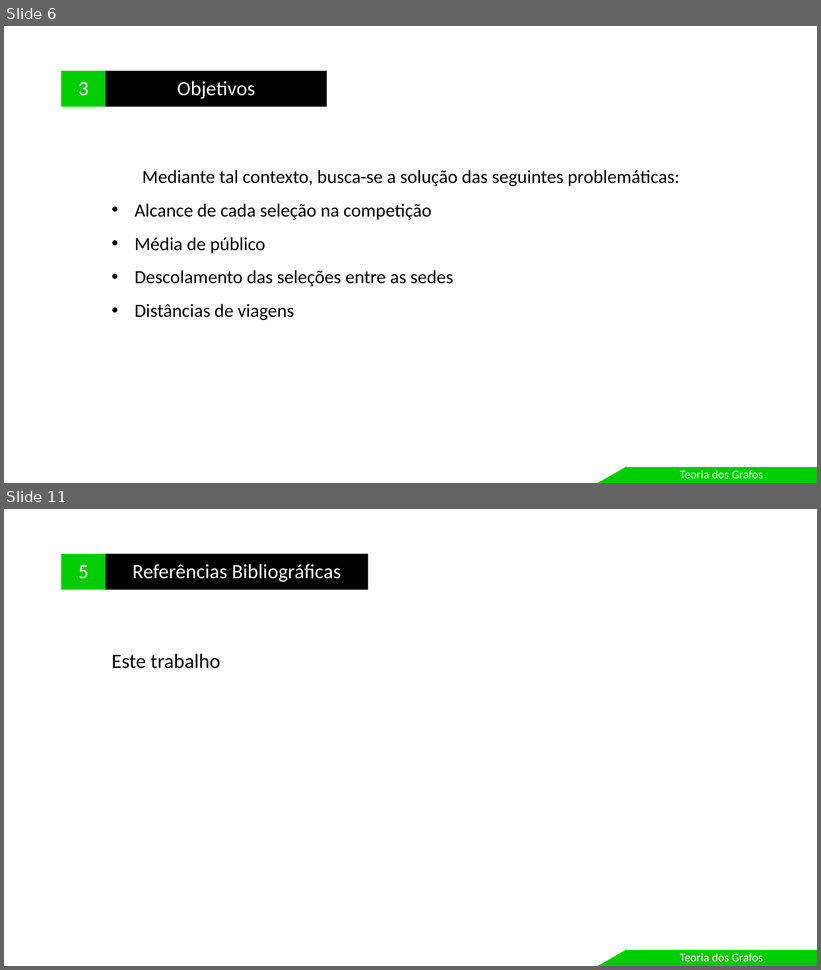
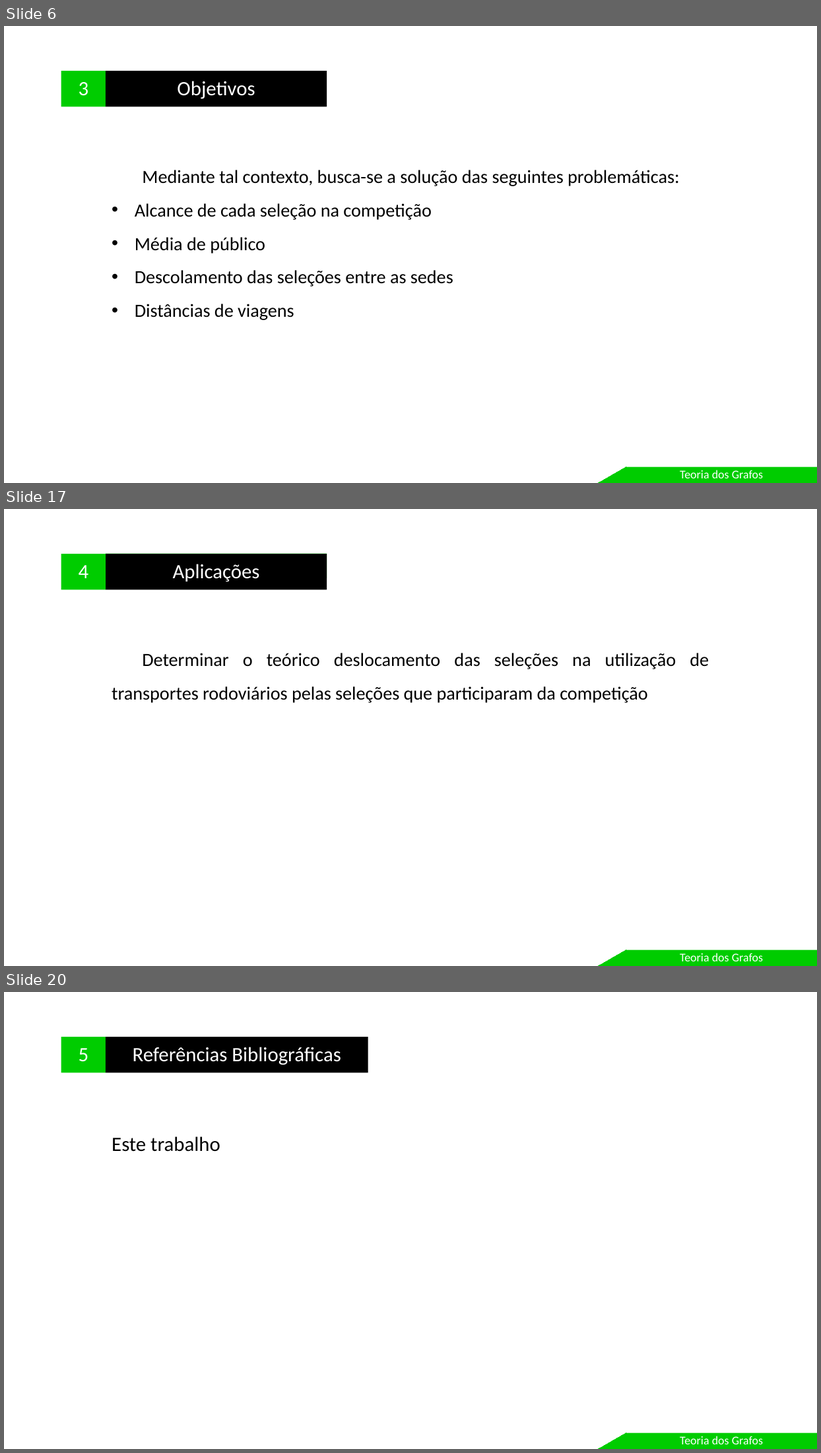
Before and after one commit to leandroungari/fctpp-grafos-sistema, a slide deck: apresentacao/Apresentacao.pptx. Shown one above the other, each under a label of ours: slides 6 and 11 before the commit, slides 6, 17 and 20 after it; the slides between them are not shown. The pictures are 821x970 and 821x1453 pixels, drawn with LibreOffice and Linux fonts; fonts in the diff are those of the drawing. Boxes give left, top, right and bottom in pixels: in the first picture for what was removed or moved away, otherwise in the second. Text is boxed around its words. In the diff, an @@ line names an element or a change of style, - is before the commit and + after.

```diff
--- a/apresentacao/Apresentacao.pptx
+++ b/apresentacao/Apresentacao.pptx
@@ slide 17 added at [4, 509, 817, 966], background #FFFFFF @@
@@ rectangle added at [61, 553, 106, 590], fill #00CC00, 24 pt, text #FFFFFF @@
+4
@@ rectangle added at [106, 553, 327, 578], fill #00CC00, 20 pt, text #FFFFFF @@
+Distância percorrida
@@ rectangle added at [106, 553, 327, 590], fill #000000, 24 pt, text #FFFFFF @@
+Aplicações
@@ text added at [112, 653, 709, 703], 22 pt, text #000000 @@
+Determinar o teórico deslocamento das seleções na utilização de transportes rodoviários pelas seleções que participaram da competição
@@ freeform shape added at [598, 951, 626, 966], fill #00CC00, outline #00CC00 0.75 pt @@
@@ rectangle added at [626, 951, 817, 966], fill #00CC00, 14 pt, text #FFFFFF @@
+Teoria dos Grafos
@@ what was slide 11 is now slide 20 @@
```
Also in this commit, not shown: 3 slides changed, 10 other slides added, 2 slides removed, 11 other files.
